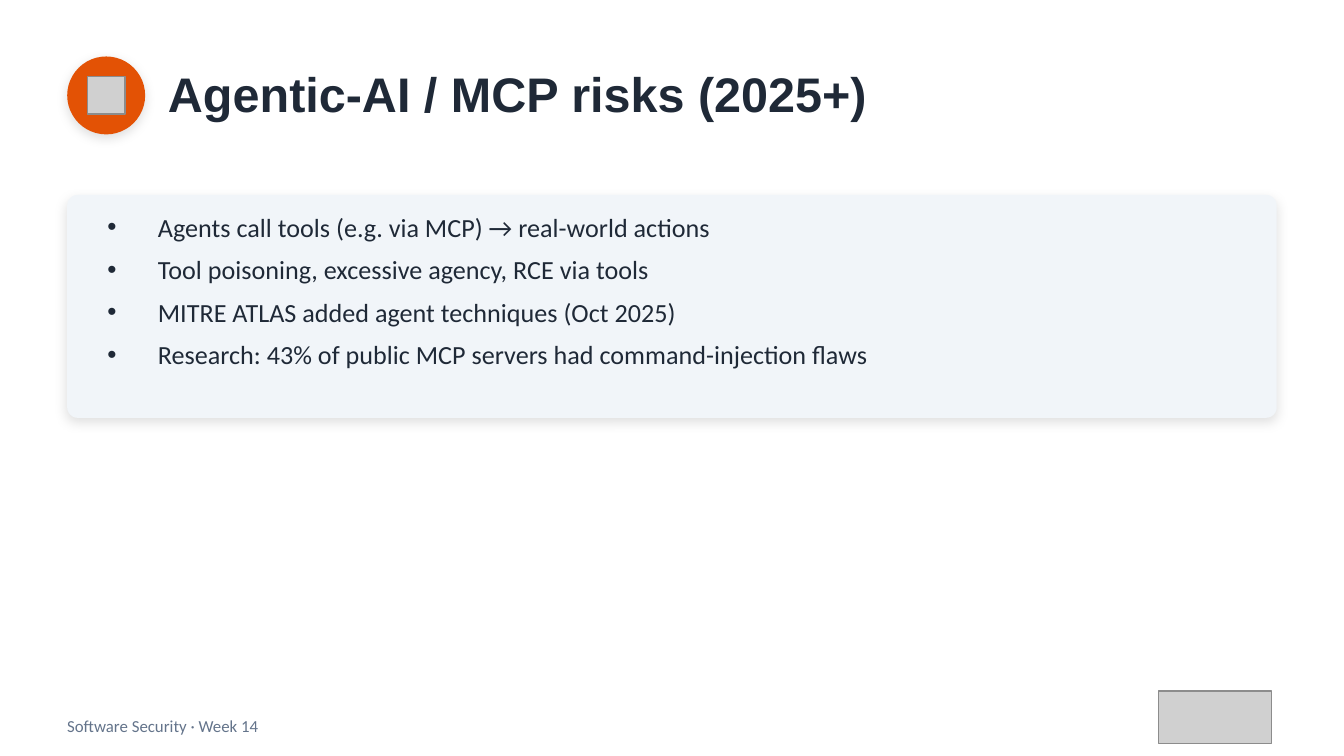
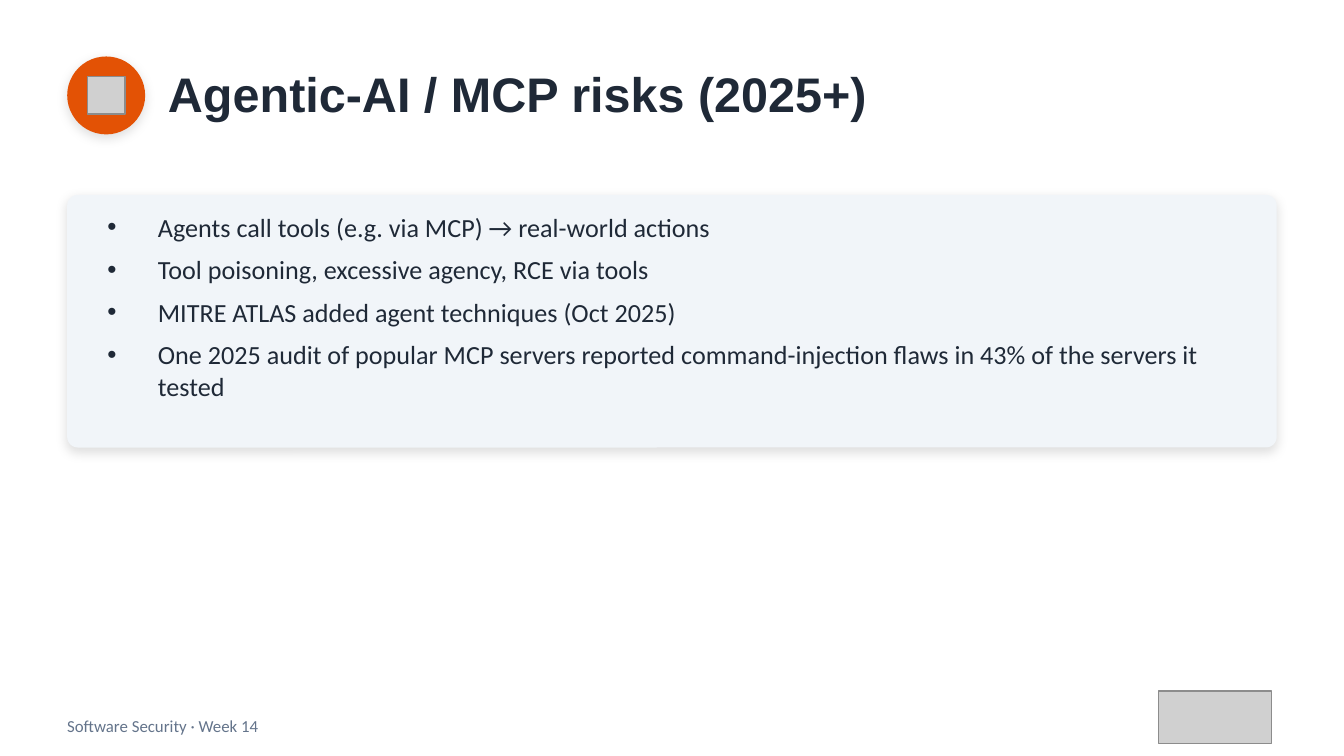
Before and after one commit to 6631503001/software-security, a slide deck: slide 12 of slides/pptx/week14.pptx (slide 11 before the commit). Drawn at 1344x756 pixels with LibreOffice and Linux fonts; fonts in the diff are those of the drawing; grey boxes stand for pictures. Boxes give left, top, right and bottom in pixels: in the first picture for what was removed or moved away, otherwise in the second. Text is boxed around its words. In the diff, an @@ line names an element or a change of style, - is before the commit and + after.

```diff
--- a/slides/pptx/week14.pptx
+++ b/slides/pptx/week14.pptx
@@ rounded rectangle: place and size @@
-rounded rectangle at [67, 195, 1277, 418]
+rounded rectangle at [67, 195, 1277, 448]
@@ rounded rectangle at [67, 195, 1277, 448]: proportions changed @@
@@ text at [158, 346, 1197, 396]: text changed @@
-• Research: 43% of public MCP servers had command-injection flaws
+• One 2025 audit of popular MCP servers reported command-injection flaws in 43% of the servers it tested
```
Also in this commit, not shown: 2 other slides changed, 1 slide added, 30 other files.
